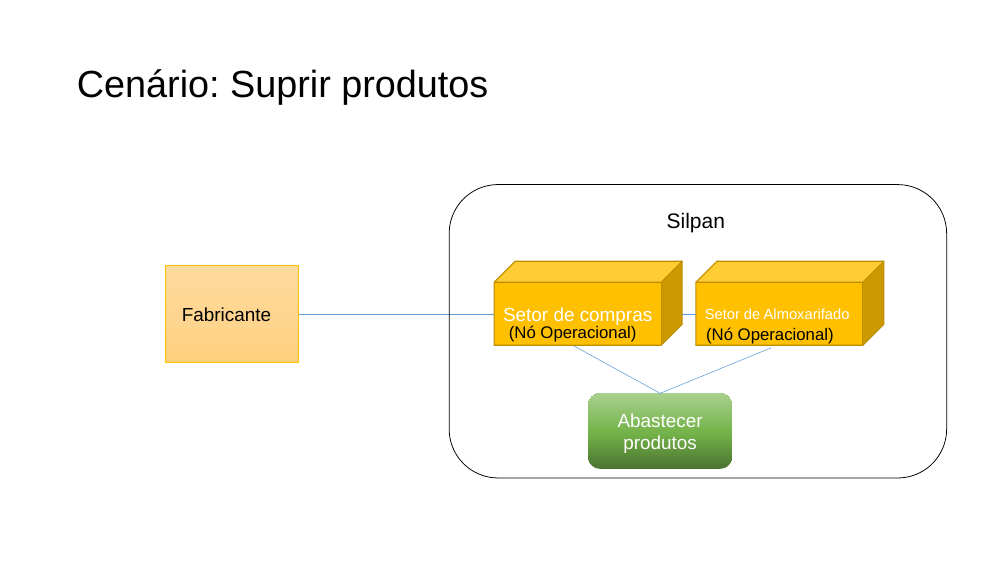
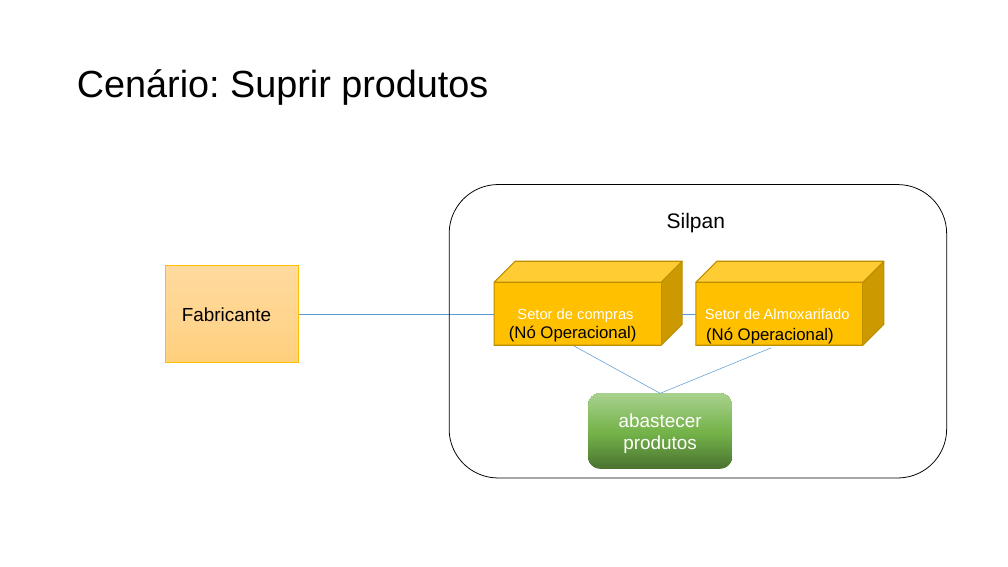
Before and after one commit to Systematicos/FindingApp, a slide deck: slide 6 of Documentation/15._Arquitetura_de_Negócio_para_cada_Cenário.pptx. Drawn at 1008x567 pixels with LibreOffice and Linux fonts; fonts in the diff are those of the drawing. Boxes give left, top, right and bottom in pixels: in the first picture for what was removed or moved away, otherwise in the second. Text is boxed around its words. In the diff, an @@ line names an element or a change of style, - is before the commit and + after.

```diff
--- a/Documentation/15._Arquitetura_de_Negócio_para_cada_Cenário.pptx
+++ b/Documentation/15._Arquitetura_de_Negócio_para_cada_Cenário.pptx
@@ cube "Setor de compras" at (495,262,683,346): size 18 to 14 pt @@
@@ text in rounded rectangle at (619,413,702,453): text changed @@
-Abastecer produtos
+abastecer produtos
```
Also in this commit, not shown: 3 other slides changed, 6 other files.
